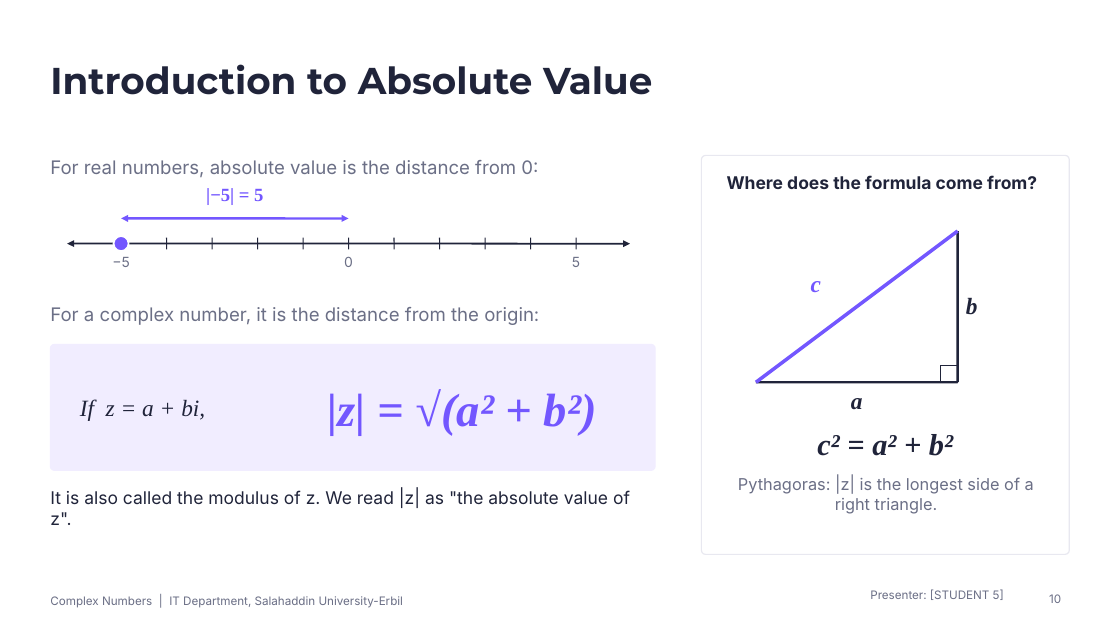
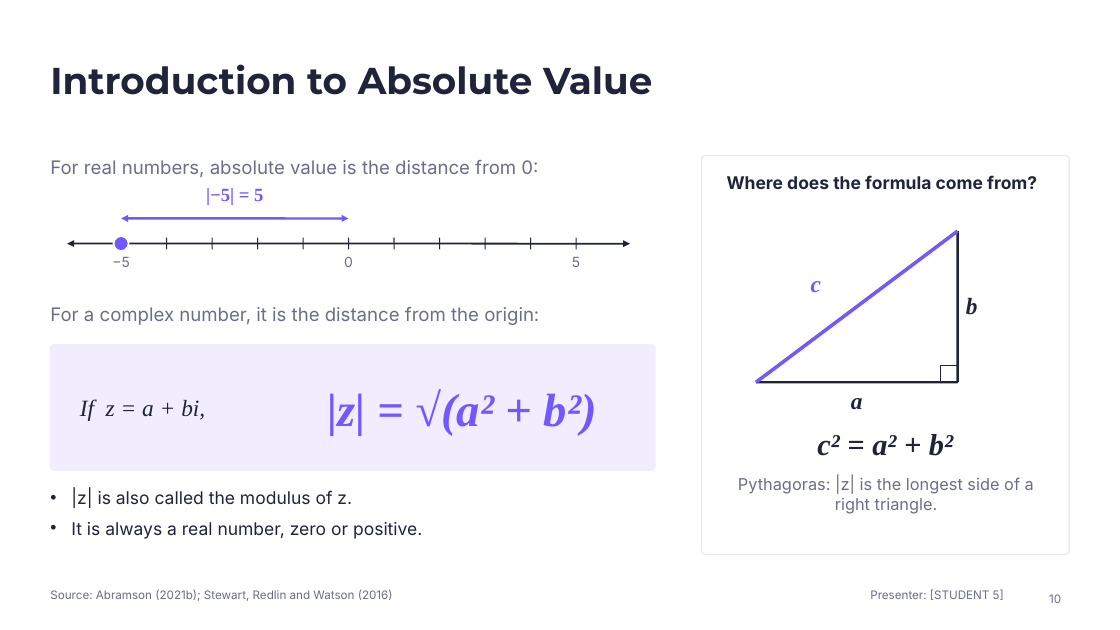
Before and after one commit to qaessafty-arch/shalaw, a slide deck: slide 10 of Complex_Numbers_Conjugate_and_Absolute_Value.pptx. Drawn at 1120x630 pixels with LibreOffice and Linux fonts; fonts in the diff are those of the drawing. Boxes give left, top, right and bottom in pixels: in the first picture for what was removed or moved away, otherwise in the second. Text is boxed around its words. In the diff, an @@ line names an element or a change of style, - is before the commit and + after.

```diff
--- a/Complex_Numbers_Conjugate_and_Absolute_Value.pptx
+++ b/Complex_Numbers_Conjugate_and_Absolute_Value.pptx
@@ text at [71, 490, 422, 539]: text changed @@
-It is also called the modulus of z. We read |z| as "the absolute value of z".
+• |z| is also called the modulus of z.
+• It is always a real number, zero or positive.
@@ text removed at [50, 596, 403, 608] @@
-Complex Numbers | IT Department, Salahaddin University-Erbil
@@ text added at [50, 589, 393, 601], 10 pt, text #6B6F86 @@
+Source: Abramson (2021b); Stewart, Redlin and Watson (2016)
```
Also in this commit, not shown: 16 other slides changed, 7 other files.
